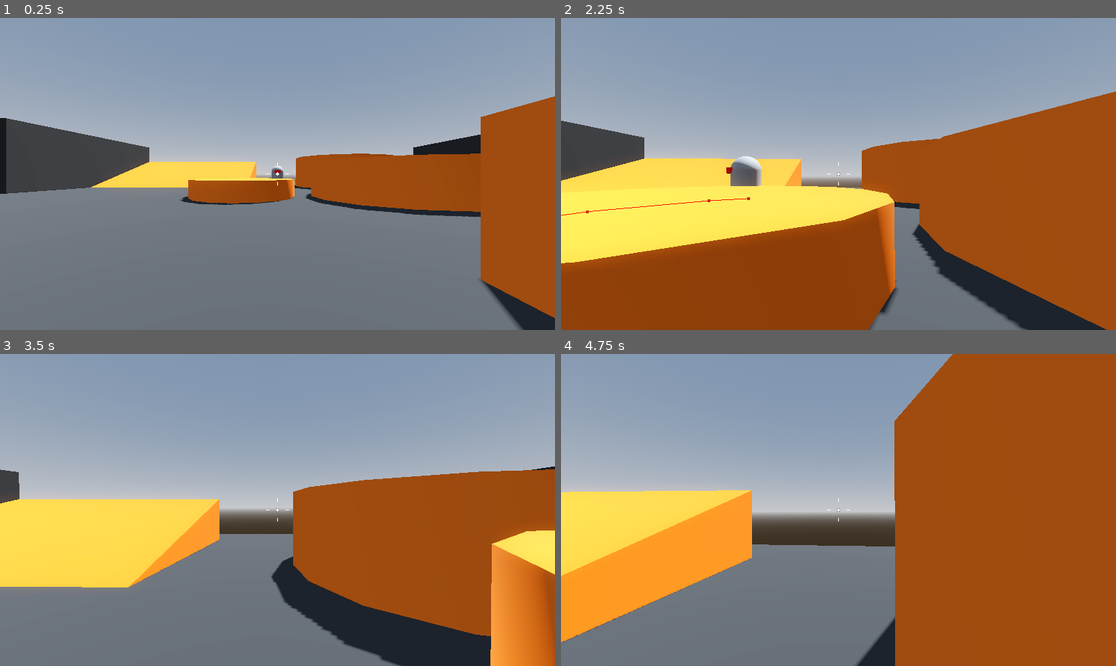
Above: before the commit, frames 1-4 (two rows, left to right).
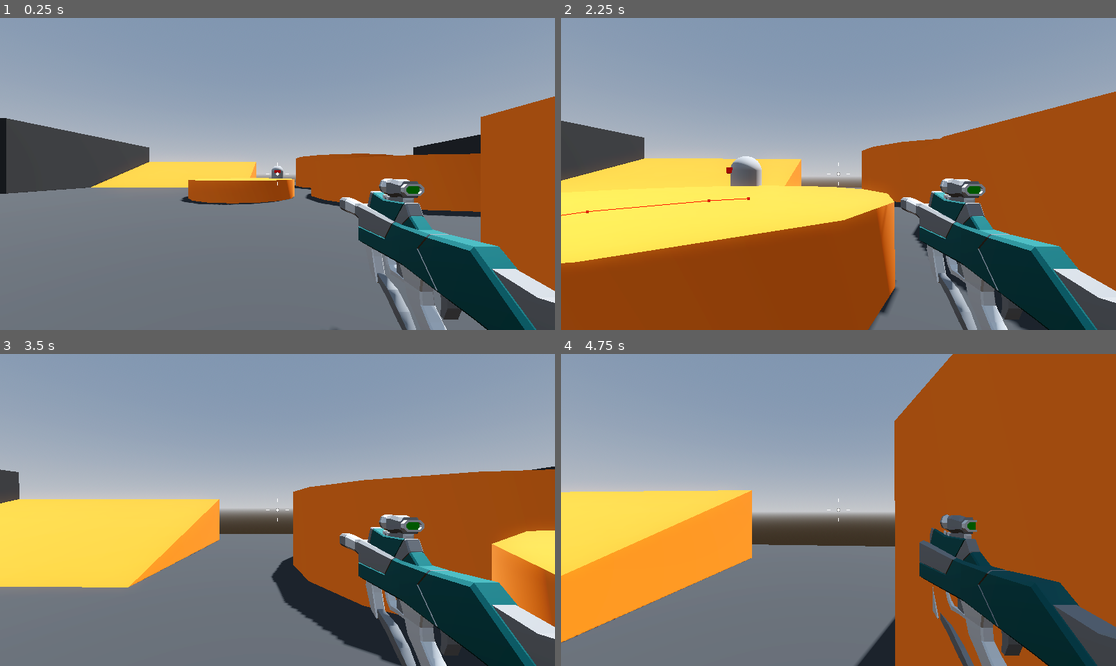
Above: after the commit, the same moments.

Repository: BlurryGames/RoboRampage
Game: Godot game, scene res://levels/sand_box.tscn
The game is run twice, just before and just after one commit, with the same random seed, the same clock (stepped at 60 frames per second) and the same inputs.
Inputs (mouse positions are in pixels of both pictures, inside the frame that each line leads up to):
- Up to frame 1 (0.25 s): no input
- Up to frame 2 (2.25 s): tap Enter at 0.5 s; move the mouse to (866, 174) at 0.52 s; press the mouse at (866, 174) at 0.53 s; hold W (move_forward) from 0.53 s (still down); tap Space (jump) at 0.77, 1.52 s; move the mouse to (810, 174) at 1.27 s; release the mouse at (810, 174) at 1.28 s; click (810, 174) at 1.35 s; move the mouse to (849, 167) at 2.02 s; press the mouse at (849, 167) at 2.03 s
- Up to frame 3 (3.5 s): keep holding W (move_forward); move the mouse to (271, 516) at 2.77 s; release the mouse at (271, 516) at 2.78 s; click (271, 516) at 2.85 s; tap Space (jump) at 3.02 s
- Up to frame 4 (4.75 s): keep holding W (move_forward); move the mouse to (877, 513) at 3.52 s; press the mouse at (877, 513) at 3.53 s; tap Space (jump) at 3.77, 4.52 s; move the mouse to (794, 506) at 4.27 s; release the mouse at (794, 506) at 4.28 s; click (794, 506) at 4.35 s

The runs differ from the first frame. In frame 1, 8.7% of the frame differs, in the area x 60-100%, y 51-100%; in frame 2, 8.2%; in frame 3, 9.2%, in the area x 61-100%, y 51-100%; in frame 4, 8.9%.

Commit message:
Section4: Robo Rampage / Lesson12: Arming the Player

Diff:
--- a/player/player.tscn
+++ b/player/player.tscn
@@ -1,8 +1,9 @@
-[gd_scene load_steps=6 format=3 uid="uid://b86xs7k1u6yrc"]
+[gd_scene load_steps=7 format=3 uid="uid://b86xs7k1u6yrc"]
 
 [ext_resource type="Script" path="res://player/player.gd" id="1_rqva8"]
 [ext_resource type="Script" path="res://player/smooth_camera.gd" id="2_of6xf"]
 [ext_resource type="Script" path="res://player/crosshair.gd" id="3_l2edp"]
+[ext_resource type="PackedScene" uid="uid://dqdqdrigydbwt" path="res://weapons/s_m_g.tscn" id="3_nrt1c"]
 
 [sub_resource type="CapsuleMesh" id="CapsuleMesh_lbar4"]
 
@@ -24,6 +25,8 @@
 top_level = true
 script = ExtResource("2_of6xf")
 
+[node name="SMG" parent="CameraPivot/SmoothCamera" instance=ExtResource("3_nrt1c")]
+
 [node name="CenterContainer" type="CenterContainer" parent="."]
 anchors_preset = 15
 anchor_right = 1.0
--- a/project.godot
+++ b/project.godot
@@ -18,8 +18,10 @@
 [file_customization]
 
 folder_colors={
+"res://enemy/": "orange",
 "res://levels/": "green",
-"res://player/": "yellow"
+"res://player/": "yellow",
+"res://weapons/": "pink"
 }
 
 [input]
@@ -49,3 +51,8 @@
 "events": [Object(InputEventKey,"resource_local_to_scene":false,"resource_name":"","device":-1,"window_id":0,"alt_pressed":false,"shift_pressed":false,"ctrl_pressed":false,"meta_pressed":false,"pressed":false,"keycode":32,"physical_keycode":32,"key_label":32,"unicode":32,"echo":false,"script":null)
 ]
 }
+fire={
+"deadzone": 0.5,
+"events": [Object(InputEventMouseButton,"resource_local_to_scene":false,"resource_name":"","device":-1,"window_id":0,"alt_pressed":false,"shift_pressed":false,"ctrl_pressed":false,"meta_pressed":false,"button_mask":1,"position":Vector2(143, 2),"global_position":Vector2(147, 43),"factor":1.0,"button_index":1,"canceled":false,"pressed":true,"double_click":false,"script":null)
+]
+}
--- /dev/null
+++ b/weapons/hitscan_weapon.gd
@@ -0,0 +1,11 @@
+class_name HitscanWeapon extends Node3D
+
+@export var fire_rate: float = 14.0
+
+@onready var cooldown_timer: Timer = $CooldownTimer
+
+func _process(delta: float) -> void:
+	if Input.is_action_pressed("fire"):
+		if cooldown_timer.is_stopped():
+			cooldown_timer.start(1.0 / fire_rate)
+			print("Weapon fired!")
--- /dev/null
+++ b/weapons/hitscan_weapon.tscn
@@ -0,0 +1,9 @@
+[gd_scene load_steps=2 format=3 uid="uid://bptswx276tjax"]
+
+[ext_resource type="Script" path="res://weapons/hitscan_weapon.gd" id="1_2st02"]
+
+[node name="HitscanWeapon" type="Node3D"]
+script = ExtResource("1_2st02")
+
+[node name="CooldownTimer" type="Timer" parent="."]
+one_shot = true
--- /dev/null
+++ b/weapons/s_m_g.tscn
@@ -0,0 +1,9 @@
+[gd_scene load_steps=3 format=3 uid="uid://dqdqdrigydbwt"]
+
+[ext_resource type="PackedScene" uid="uid://bptswx276tjax" path="res://weapons/hitscan_weapon.tscn" id="1_viww5"]
+[ext_resource type="PackedScene" uid="uid://cl3th2t37if65" path="res://weapons/SMG.glb" id="2_6fmh6"]
+
+[node name="SMG" instance=ExtResource("1_viww5")]
+
+[node name="SMG" parent="." index="1" instance=ExtResource("2_6fmh6")]
+transform = Transform3D(1, 0, 0, 0, 1, 0, 0, 0, 1, 0.7, -0.35, -1)
Binary file added: weapons/SMG.glb
Not shown, added: weapons/SMG.glb.import
Binary file added: weapons/SMG_Palette-Colour.png
Not shown, added: weapons/SMG_Palette-Colour.png.import
